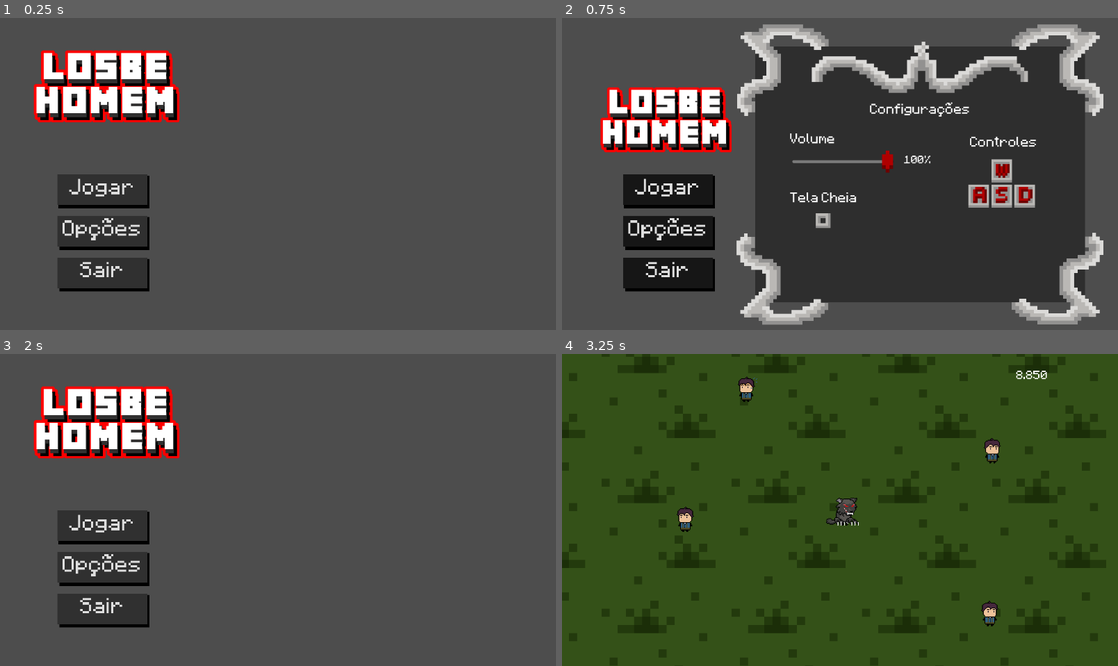
Above: before the commit, frames 1-4 (two rows, left to right).
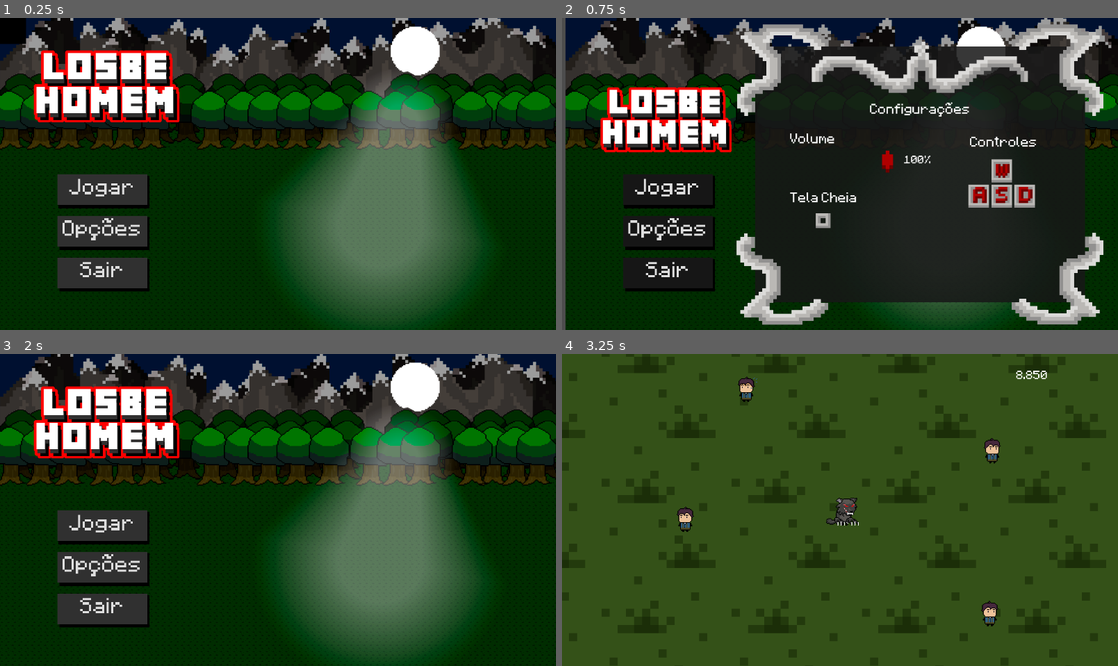
Above: after the commit, the same moments.

Repository: TheBadGuy616/Gamejam-Plus
Game: Godot game, scene res://Interfaces/menuIniciar.tscn
Two runs of this game, one before a commit and one after it. Both use one fixed random seed, a clock stepped at 60 frames per second and the inputs below. Video files are missing from this copy of the repository; at most half a second of black plays in their place.
Inputs (mouse positions are in pixels of both pictures, inside the frame that each line leads up to):
- Up to frame 1 (0.25 s): no input
- Up to frame 2 (0.75 s): click "Opções" at 0.5 s
- Up to frame 3 (2 s): click "Opções" at 1.25 s
- Up to frame 4 (3.25 s): click "Jogar" at 2 s; move the mouse to (962, 494) at 2.77 s; hold Right (ui_right) from 2.78 s (still down)

The runs differ from the first frame. In frame 1, 85% of the frame differs, in the area x 0-100%, y 0-100%; in frame 2, 59%; in frame 3, 85%; in frame 4, nothing differs.

Commit message:
auuuuuuuuuuuuuuuuuuuuuuu

Diff:
--- a/losbehomemauuooooouuuu/Interfaces/menuIniciar.tscn
+++ b/losbehomemauuooooouuuu/Interfaces/menuIniciar.tscn
@@ -1,17 +1,10 @@
-[gd_scene load_steps=16 format=3 uid="uid://c72n7km8qre1u"]
+[gd_scene load_steps=9 format=3 uid="uid://c72n7km8qre1u"]
 
-[ext_resource type="Texture2D" uid="uid://c1r0kqc3otrf4" path="res://Sprites/placeHolders/WhatsApp Image 2025-10-18 at 07.52.49.jpeg" id="1_ri0ax"]
 [ext_resource type="Script" uid="uid://ci2tgi1yo7lld" path="res://scritps/menu_iniciar.gd" id="1_x65mq"]
-[ext_resource type="AudioStream" uid="uid://cnr2spc324nkg" path="res://Assets/AndréUivo.wav" id="2_3tglk"]
+[ext_resource type="Texture2D" uid="uid://dbgr0k1v116ds" path="res://Assets/pano.png" id="2_87rq4"]
 [ext_resource type="Texture2D" uid="uid://d4jct0nfnqhug" path="res://Sprites/placeHolders/LosbeHomem - Logo.png" id="2_fpcjo"]
-[ext_resource type="AudioStream" uid="uid://cj6d82wl8rtfm" path="res://Assets/UivoAndrey.wav" id="3_c5n8b"]
 [ext_resource type="FontFile" uid="uid://dfp886wjxurnh" path="res://Assets/Minecraftia-Regular.ttf" id="3_x65mq"]
-[ext_resource type="AudioStream" uid="uid://dfde7b85bak8e" path="res://Assets/UivoCarlo1.wav" id="4_hr6vf"]
-[ext_resource type="Script" path="res://scritps/sair.gd" id="5_87rq4"]
-[ext_resource type="AudioStream" uid="uid://b7j2vqhjd4hpr" path="res://Assets/UivoCarlo2.wav" id="5_hkv8e"]
-[ext_resource type="AudioStream" uid="uid://b4ela8v3ra6ti" path="res://Assets/UivoFelipe.wav" id="6_hxwe2"]
-[ext_resource type="AudioStream" uid="uid://dxevd2e7yca4t" path="res://Assets/UivoThiago.wav" id="7_5im4m"]
-[ext_resource type="AudioStream" uid="uid://df40cdfkib3de" path="res://Assets/UivoGeovani.wav" id="8_k4kus"]
+[ext_resource type="Script" uid="uid://bj6d1c1xytdq0" path="res://scritps/sair.gd" id="5_87rq4"]
 
 [sub_resource type="StyleBoxFlat" id="StyleBoxFlat_x65mq"]
 bg_color = Color(0.1882353, 0.1882353, 0.1882353, 1)
@@ -37,18 +30,16 @@
 grow_horizontal = 2
 grow_vertical = 2
 script = ExtResource("1_x65mq")
-audios = Array[AudioStream]([ExtResource("2_3tglk"), ExtResource("3_c5n8b"), ExtResource("4_hr6vf"), ExtResource("5_hkv8e"), ExtResource("6_hxwe2"), ExtResource("7_5im4m"), ExtResource("8_k4kus")])
 
 [node name="TextureRect" type="TextureRect" parent="."]
-visible = false
+z_index = -1
 layout_mode = 1
 anchors_preset = 15
 anchor_right = 1.0
 anchor_bottom = 1.0
-offset_right = 31.111084
 grow_horizontal = 2
 grow_vertical = 2
-texture = ExtResource("1_ri0ax")
+texture = ExtResource("2_87rq4")
 expand_mode = 3
 
 [node name="Logo" type="TextureRect" parent="."]
--- a/losbehomemauuooooouuuu/Interfaces/menuOpcoes.tscn
+++ b/losbehomemauuooooouuuu/Interfaces/menuOpcoes.tscn
@@ -1,8 +1,8 @@
-[gd_scene load_steps=25 format=3 uid="uid://di07spt8ge1rn"]
-
-[ext_resource type="Texture2D" uid="uid://c1r0kqc3otrf4" path="res://Sprites/placeHolders/WhatsApp Image 2025-10-18 at 07.52.49.jpeg" id="1_6nybr"]
+[gd_scene load_steps=27 format=3 uid="uid://di07spt8ge1rn"]
+
 [ext_resource type="Script" uid="uid://cr3lnmw0r2ufe" path="res://scritps/menu_opcoes.gd" id="1_lxduh"]
 [ext_resource type="Texture2D" uid="uid://d4jct0nfnqhug" path="res://Sprites/placeHolders/LosbeHomem - Logo.png" id="2_lxduh"]
+[ext_resource type="Texture2D" uid="uid://dbgr0k1v116ds" path="res://Assets/pano.png" id="2_n0vik"]
 [ext_resource type="FontFile" uid="uid://dfp886wjxurnh" path="res://Assets/Minecraftia-Regular.ttf" id="3_i8670"]
 [ext_resource type="Texture2D" uid="uid://53xikivf5fdd" path="res://Assets/ahahahhaha.png" id="5_dthnw"]
 [ext_resource type="Texture2D" uid="uid://mnfr0qd30b5x" path="res://Assets/abubeble.png" id="5_fgnm1"]
@@ -27,6 +27,9 @@
 script/source = "extends \"res://scritps/botaoMenu.gd\"
 "
 
+[sub_resource type="StyleBoxFlat" id="StyleBoxFlat_n0vik"]
+bg_color = Color(0.09019608, 0.09019608, 0.09019608, 0.8627451)
+
 [sub_resource type="StyleBoxEmpty" id="StyleBoxEmpty_fgnm1"]
 
 [sub_resource type="StyleBoxEmpty" id="StyleBoxEmpty_n0vik"]
@@ -48,6 +51,9 @@
 [sub_resource type="StyleBoxEmpty" id="StyleBoxEmpty_78xwj"]
 
 [sub_resource type="StyleBoxEmpty" id="StyleBoxEmpty_mq5ak"]
+
+[sub_resource type="StyleBoxFlat" id="StyleBoxFlat_pv3bh"]
+bg_color = Color(0.916497, 0.17871824, 0.9999998, 1)
 
 [node name="Opcoes" type="Control" node_paths=PackedStringArray("volume_slider", "percentage_label")]
 layout_mode = 3
@@ -63,15 +69,14 @@
 percentage_label = NodePath("Panel/porcentagem")
 
 [node name="TextureRect" type="TextureRect" parent="."]
-visible = false
-layout_mode = 1
-anchors_preset = 15
-anchor_right = 1.0
-anchor_bottom = 1.0
-offset_right = 31.111084
-grow_horizontal = 2
-grow_vertical = 2
-texture = ExtResource("1_6nybr")
+z_index = -1
+layout_mode = 1
+anchors_preset = 15
+anchor_right = 1.0
+anchor_bottom = 1.0
+grow_horizontal = 2
+grow_vertical = 2
+texture = ExtResource("2_n0vik")
 expand_mode = 3
 
 [node name="Logo" type="TextureRect" parent="."]
@@ -193,6 +198,7 @@
 grow_horizontal = 0
 grow_vertical = 2
 scale = Vector2(0.9, 0.9)
+theme_override_styles/panel = SubResource("StyleBoxFlat_n0vik")
 
 [node name="Wasd" type="Sprite2D" parent="Panel"]
 position = Vector2(675.55554, 365.55557)
@@ -268,6 +274,7 @@
 theme_override_icons/grabber = ExtResource("5_dthnw")
 theme_override_icons/grabber_highlight = ExtResource("5_dthnw")
 theme_override_icons/grabber_disabled = ExtResource("5_dthnw")
+theme_override_styles/slider = SubResource("StyleBoxFlat_pv3bh")
 
 [node name="porcentagem" type="Label" parent="Panel"]
 layout_mode = 0
--- a/losbehomemauuooooouuuu/Interfaces/pontuacaoFinal.tscn
+++ b/losbehomemauuooooouuuu/Interfaces/pontuacaoFinal.tscn
@@ -1,9 +1,13 @@
-[gd_scene load_steps=8 format=3 uid="uid://crvtk317prqm"]
+[gd_scene load_steps=10 format=3 uid="uid://crvtk317prqm"]
 
 [ext_resource type="FontFile" uid="uid://dfp886wjxurnh" path="res://Assets/Minecraftia-Regular.ttf" id="1_mqc76"]
 [ext_resource type="Script" uid="uid://bf4icvje253fg" path="res://scritps/pontuacao_final.gd" id="1_oqsq5"]
 [ext_resource type="Texture2D" uid="uid://4nvasa31x7ar" path="res://Assets/CANTOUPDATE.png" id="2_oqsq5"]
 [ext_resource type="Texture2D" uid="uid://6snnlci78lhb" path="res://Assets/detalheCoroa.png" id="3_vksqj"]
+[ext_resource type="Texture2D" uid="uid://dbgr0k1v116ds" path="res://Assets/pano.png" id="5_vksqj"]
+
+[sub_resource type="StyleBoxFlat" id="StyleBoxFlat_mf3j1"]
+bg_color = Color(0.09019608, 0.09019608, 0.09019608, 0.8627451)
 
 [sub_resource type="StyleBoxFlat" id="StyleBoxFlat_oqsq5"]
 bg_color = Color(0.1882353, 0.1882353, 0.1882353, 1)
@@ -28,6 +32,7 @@
 anchor_bottom = 1.0
 grow_horizontal = 2
 grow_vertical = 2
+size_flags_horizontal = 4
 script = ExtResource("1_oqsq5")
 pontos = NodePath("Panel/pontos")
 
@@ -38,13 +43,14 @@
 anchor_top = 0.5
 anchor_right = 0.5
 anchor_bottom = 0.5
-offset_left = -450.0
-offset_top = -317.0
-offset_right = 450.0
-offset_bottom = 383.0
+offset_left = -403.0
+offset_top = -323.0
+offset_right = 497.0
+offset_bottom = 377.0
 grow_horizontal = 2
 grow_vertical = 2
 scale = Vector2(0.9, 0.9)
+theme_override_styles/panel = SubResource("StyleBoxFlat_mf3j1")
 
 [node name="Pontuação" type="Label" parent="Panel"]
 z_index = 1
@@ -132,16 +138,17 @@
 texture = ExtResource("3_vksqj")
 
 [node name="Menus" type="BoxContainer" parent="."]
+z_index = 1
 layout_mode = 1
 anchors_preset = 7
 anchor_left = 0.5
 anchor_top = 1.0
 anchor_right = 0.5
 anchor_bottom = 1.0
-offset_left = -341.0
-offset_top = -301.0
-offset_right = -139.0
-offset_bottom = -245.0
+offset_left = -294.0
+offset_top = -274.0
+offset_right = -92.0
+offset_bottom = -218.0
 grow_horizontal = 2
 grow_vertical = 0
 scale = Vector2(2.695, 2.695)
@@ -207,5 +214,16 @@
 mouse_filter = 2
 color = Color(0, 0, 0, 1)
 
+[node name="TextureRect" type="TextureRect" parent="."]
+z_index = -1
+layout_mode = 1
+anchors_preset = 15
+anchor_right = 1.0
+anchor_bottom = 1.0
+grow_horizontal = 2
+grow_vertical = 2
+texture = ExtResource("5_vksqj")
+expand_mode = 3
+
 [connection signal="pressed" from="Menus/VBoxContainer/Jogar" to="." method="_on_jogar_pressed"]
 [connection signal="pressed" from="Menus/VBoxContainer/Opções" to="." method="_on_opções_pressed"]
--- a/losbehomemauuooooouuuu/scritps/Globais.gd
+++ b/losbehomemauuooooouuuu/scritps/Globais.gd
@@ -3,6 +3,7 @@
 @export var points = 0
 
 signal abate_registrado
+var intro_ja_tocou: bool = false
 
 func registrar_abate_e_pontos(quantidade: int):
 	points += quantidade
--- a/losbehomemauuooooouuuu/scritps/botaoMenu.gd
+++ b/losbehomemauuooooouuuu/scritps/botaoMenu.gd
@@ -10,21 +10,38 @@
 
 
 func _ready():
+	# Define os valores base para as animações
 	escala_normal = self.scale
 	escala_hover = escala_normal * multiplicador_hover
+	pivot_offset = size / 2.0
 
+	# Conecta os sinais de hover
 	mouse_entered.connect(_on_mouse_entered)
 	mouse_exited.connect(_on_mouse_exited)
-	pivot_offset = size / 2.0
+
+	# NÃO VAMOS MAIS ESCONDER O BOTÃO AQUI.
+	# O Script do Menu Principal cuidará disso.
 
 func _on_mouse_entered():
 	var tween = create_tween().set_ease(Tween.EASE_OUT)
-
 	tween.tween_property(self, "scale", escala_hover, duracao_animacao)
 	tween.tween_property(self, "modulate", cor_hover, duracao_animacao)
 
 func _on_mouse_exited():
 	var tween = create_tween().set_ease(Tween.EASE_OUT)
-
 	tween.tween_property(self, "scale", escala_normal, duracao_animacao)
 	tween.tween_property(self, "modulate", cor_normal, duracao_animacao)
+
+
+# Esta função ainda é chamada pelo Menu Principal
+func run_intro_animation(duracao: float):
+	self.visible = true # Torna o botão visível
+
+	# Define o estado inicial da animação (agora que ele é visível)
+	self.scale = escala_normal * 0.75
+	self.modulate.a = 0.0
+
+	var tween_entrada = create_tween().set_ease(Tween.EASE_OUT).set_trans(Tween.TRANS_BACK)
+
+	tween_entrada.tween_property(self, "scale", escala_normal, duracao)
+	tween_entrada.parallel().tween_property(self, "modulate:a", cor_normal.a, duracao * 0.5)
--- a/losbehomemauuooooouuuu/scritps/menu_iniciar.gd
+++ b/losbehomemauuooooouuuu/scritps/menu_iniciar.gd
@@ -1,4 +1,75 @@
 extends Control
+
+# --- CONFIGURAÇÃO DA INTRO ---
+@export var intro_video_path: String = "res://Assets/Composição-1.ogv"
+
+# AQUI VAI OS BOTÕES E IMAGENS PARA ANIMAR
+@export var nodes_para_animar: Array[Control]
+# Duração da animação de "crescimento"
+@export var duracao_animacao_entrada: float = 0.5
+
+
+var video_player: VideoStreamPlayer
+
+func _ready():
+	if not Globais.intro_ja_tocou:
+		# 1. É A PRIMEIRA VEZ: Esconde todos os nós da UI
+		for node in nodes_para_animar:
+			node.visible = false
+
+		# 2. Toca o vídeo
+		video_player = VideoStreamPlayer.new()
+		add_child(video_player)
+		video_player.set_anchors_and_offsets_preset(Control.PRESET_FULL_RECT)
+
+		var video_stream = ResourceLoader.load(intro_video_path)
+
+		if video_stream:
+			video_player.stream = video_stream
+			video_player.finished.connect(_on_intro_video_finished)
+			video_player.play()
+		else:
+			# Se o vídeo falhar, pula direto para a animação
+			_on_intro_video_finished()
+	else:
+		# 3. NÃO É A PRIMEIRA VEZ: Apenas mostra os nós
+		for node in nodes_para_animar:
+			node.visible = true
+
+
+func _on_intro_video_finished():
+	# 4. O VÍDEO ACABOU:
+	Globais.intro_ja_tocou = true
+
+	if video_player:
+		video_player.queue_free()
+
+	# 5. RODA A ANIMAÇÃO DE CRESCIMENTO!
+	_run_intro_animation()
+
+
+# ESTA FUNÇÃO FAZ A ANIMAÇÃO DE CRESCIMENTO (75% -> 100%)
+func _run_intro_animation():
+	var tween = create_tween().set_ease(Tween.EASE_OUT).set_trans(Tween.TRANS_BACK)
+
+	# Itera por todos os nós que você colocou no array
+	for node in nodes_para_animar:
+		# Define o ponto pivô para o centro (para escalar do centro)
+		if node.has_method("get_size"):
+			node.pivot_offset = node.get_size() / 2.0
+
+		# Define o estado inicial (pequeno e transparente)
+		node.scale = Vector2(0.75, 0.75)
+		node.modulate.a = 0.0
+
+		# Torna visível para animar
+		node.visible = true
+
+		# Cria a animação de escala e fade-in em paralelo
+		tween.parallel().tween_property(node, "scale", Vector2(1.0, 1.0), duracao_animacao_entrada)
+		tween.parallel().tween_property(node, "modulate:a", 1.0, duracao_animacao_entrada * 0.5)
+
+# --- Suas funções de botão originais ---
 
 func _on_jogar_pressed() -> void:
 	get_tree().change_scene_to_file("res://Personagens/cena_teste.tscn")
Not shown, added: losbehomemauuooooouuuu/Assets/Composição-1.ogv.uid
Binary file added: losbehomemauuooooouuuu/Assets/pano.png
Not shown, added: losbehomemauuooooouuuu/Assets/pano.png.import
Not shown, added: losbehomemauuooooouuuu/Assets/Composição-1.ogv
